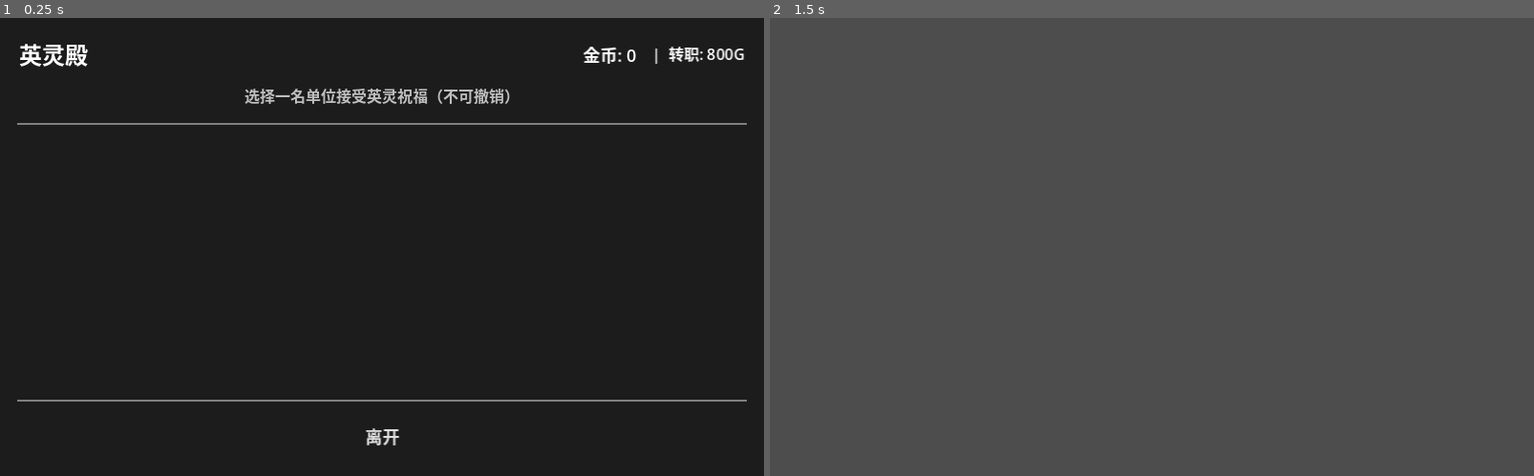
Above: before the commit, frames 1-2 (left to right).
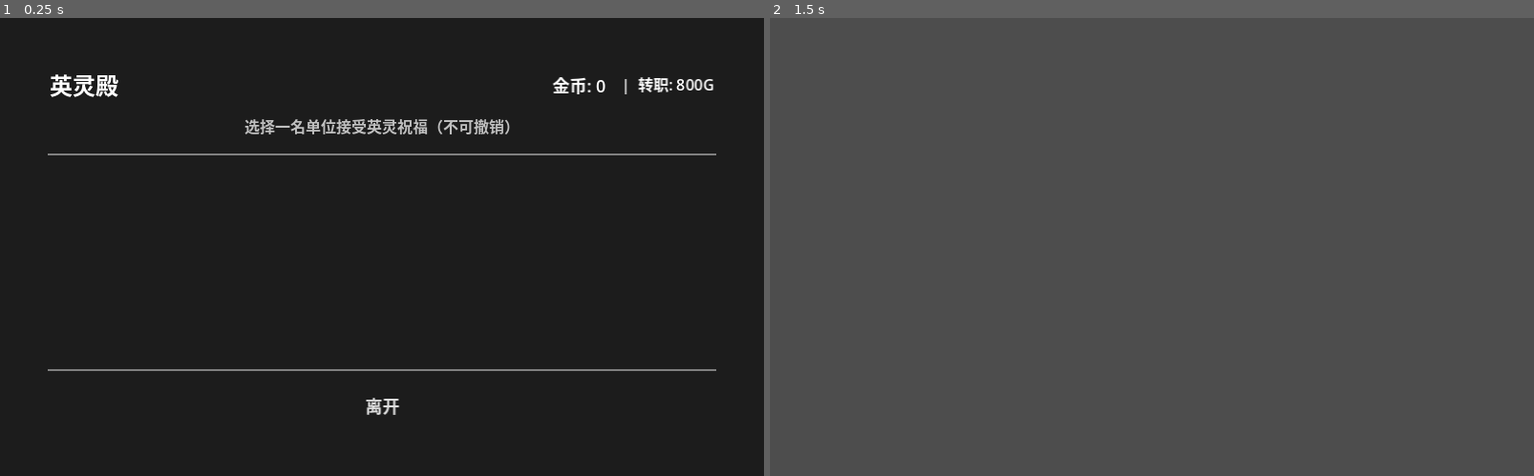
Above: after the commit, the same moments.

Repository: ZhuXilin/Dev_Project_260730
Game: Godot game, scene res://content/scenes/ui/HeroShrineUI.tscn
Same seed, same stepped clock (60 frames per second), same inputs: the game is played once before the commit and once after it. This scene is started directly instead of the project's main scene. Sound files missing from this copy of the repository are replaced by a short silence.
Inputs (mouse positions are in pixels of both pictures, inside the frame that each line leads up to):
- Up to frame 1 (0.25 s): no input
- Up to frame 2 (1.5 s): click "离开" at 0.5 s; tap Enter at 1.25 s; move the mouse to (1320, 224) at 1.27 s; hold Up from 1.28 s (still down); tap 0 at 1.35 s; click (1320, 224) at 1.42 s

The runs differ from the first frame. In frame 1, 4.1% of the frame differs, in the area x 2-98%, y 5-94%; in frame 2, nothing differs.

Commit message:
Bug fixed

Diff:
--- a/content/scenes/ui/ChapelUI.tscn
+++ b/content/scenes/ui/ChapelUI.tscn
@@ -19,10 +19,12 @@
 anchor_top = 0.5
 anchor_right = 0.5
 anchor_bottom = 0.5
-offset_left = -200.0
-offset_top = -130.0
-offset_right = 200.0
-offset_bottom = 130.0
+offset_left = -188.0
+offset_top = -104.0
+offset_right = 184.0
+offset_bottom = 104.0
+grow_horizontal = 2
+grow_vertical = 2
 theme_override_styles/panel = ExtResource("2")
 
 [node name="VBox" type="VBoxContainer" parent="Panel" unique_id=588162855]
--- a/content/scenes/ui/HeroShrineUI.tscn
+++ b/content/scenes/ui/HeroShrineUI.tscn
@@ -21,10 +21,10 @@
 anchor_top = 0.5
 anchor_right = 0.5
 anchor_bottom = 0.5
-offset_left = -200.0
-offset_top = -120.0
-offset_right = 200.0
-offset_bottom = 120.0
+offset_left = -184.0
+offset_top = -104.0
+offset_right = 184.0
+offset_bottom = 104.0
 grow_horizontal = 2
 grow_vertical = 2
 theme_override_styles/panel = ExtResource("2_style")
--- a/content/scenes/ui/SacrificeUI.tscn
+++ b/content/scenes/ui/SacrificeUI.tscn
@@ -19,10 +19,12 @@
 anchor_top = 0.5
 anchor_right = 0.5
 anchor_bottom = 0.5
-offset_left = -160.0
+offset_left = -184.0
 offset_top = -110.0
-offset_right = 160.0
+offset_right = 184.0
 offset_bottom = 110.0
+grow_horizontal = 2
+grow_vertical = 2
 theme_override_styles/panel = ExtResource("2")
 
 [node name="VBox" type="VBoxContainer" parent="Panel" unique_id=1948430301]
--- a/content/scenes/ui/Treasure.tscn
+++ b/content/scenes/ui/Treasure.tscn
@@ -21,10 +21,10 @@
 anchor_top = 0.5
 anchor_right = 0.5
 anchor_bottom = 0.5
-offset_left = -140.0
-offset_top = -100.0
-offset_right = 140.0
-offset_bottom = 100.0
+offset_left = -184.0
+offset_top = -104.0
+offset_right = 184.0
+offset_bottom = 104.0
 grow_horizontal = 2
 grow_vertical = 2
 theme_override_styles/panel = ExtResource("2")
--- a/function/script/HeroShrineUI.gd
+++ b/function/script/HeroShrineUI.gd
@@ -106,7 +106,7 @@
 	var type_cn : String = UnitDataManager.get_unit_type_display_name(unit.unit_name)
 
 	var card = PanelContainer.new()
-	card.custom_minimum_size = Vector2(130, 0)
+	card.custom_minimum_size = Vector2(110, 0)
 	card.mouse_filter = Control.MOUSE_FILTER_STOP
 
 	var vbox = VBoxContainer.new()
--- a/function/script/Treasure.gd
+++ b/function/script/Treasure.gd
@@ -108,8 +108,36 @@
 
 	# ---- 道具 ----
 	for item_id in _rewards.get("items", []):
-		Globals.unlock_item(item_id)
-		GameState.add_reward_item(item_id)
+		if item_id == "":
+			continue
+		# 1. 遗物
+		var relic_data : Dictionary = RelicManager.get_relic_data(item_id)
+		if not relic_data.is_empty():
+			RelicManager.unlock_relic(item_id)
+			var relic_inst := ItemInstance.new()
+			relic_inst.item_id = item_id
+			relic_inst.count = 1
+			if not GameState.add_relic_to_passive_slot(relic_inst):
+				print("[宝箱] 遗物 %s 解锁但未入槽（槽满）" % item_id)
+			GameState.add_reward_item(item_id)
+			continue
+
+		# 2. 武器 / 防具 → 进待领取区（玩家去装备配置里领取）
+		var data : ItemData = ItemManager.get_item_data(item_id)
+		if not data:
+			continue
+		if data.type in ["weapon", "armor"]:
+			Globals.unlock_item(item_id)
+			var inst := ItemInstance.new()
+			inst.item_id = item_id
+			inst.count = 1
+			GameState.pending_forge_rewards.append(inst)
+			GameState.add_reward_item(item_id)
+			print("[宝箱] 装备进待领取区: %s" % data.name)
+		else:
+			# 其他类型只解锁
+			Globals.unlock_item(item_id)
+			GameState.add_reward_item(item_id)
 
 	closed.emit()
 	queue_free()
